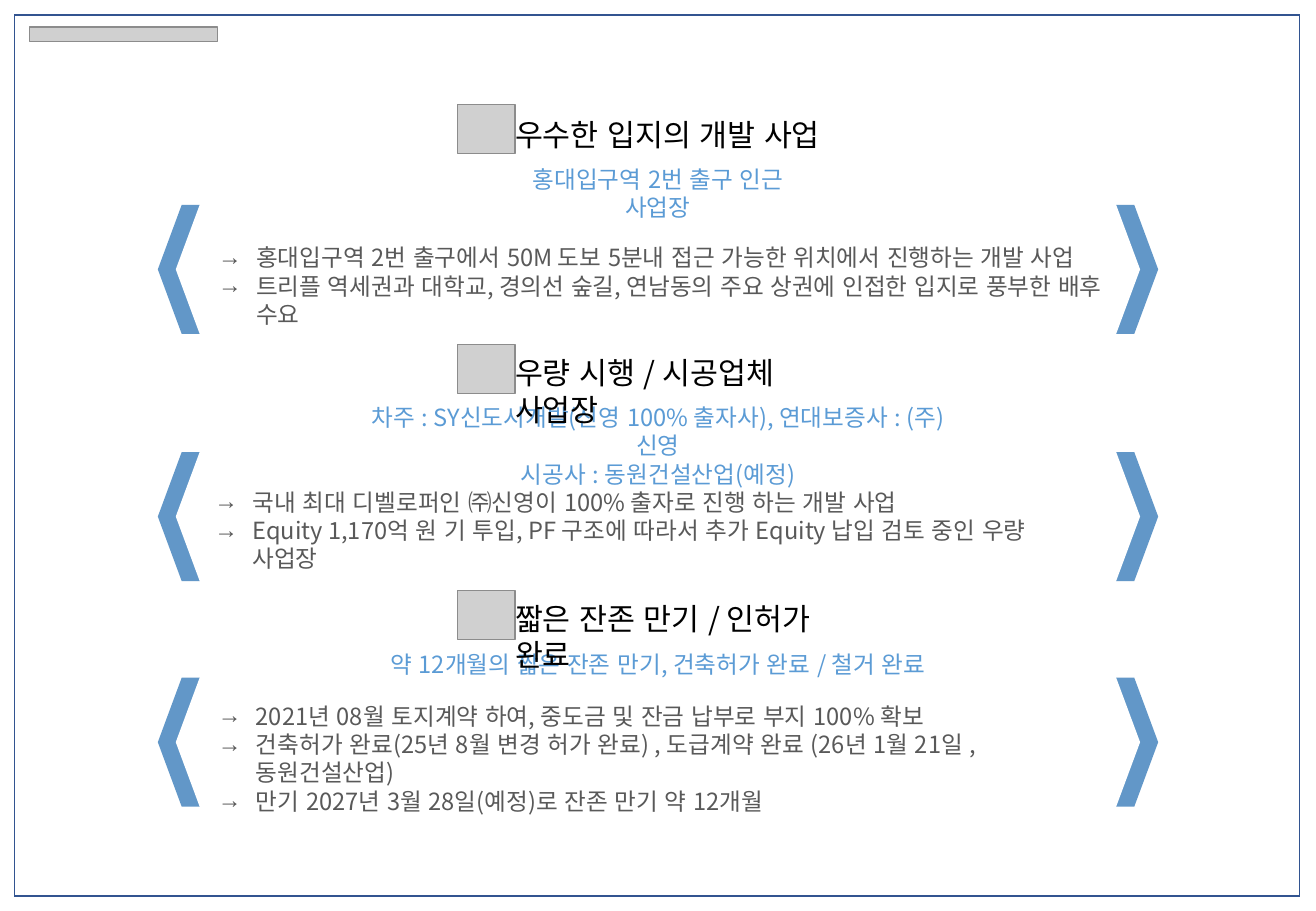
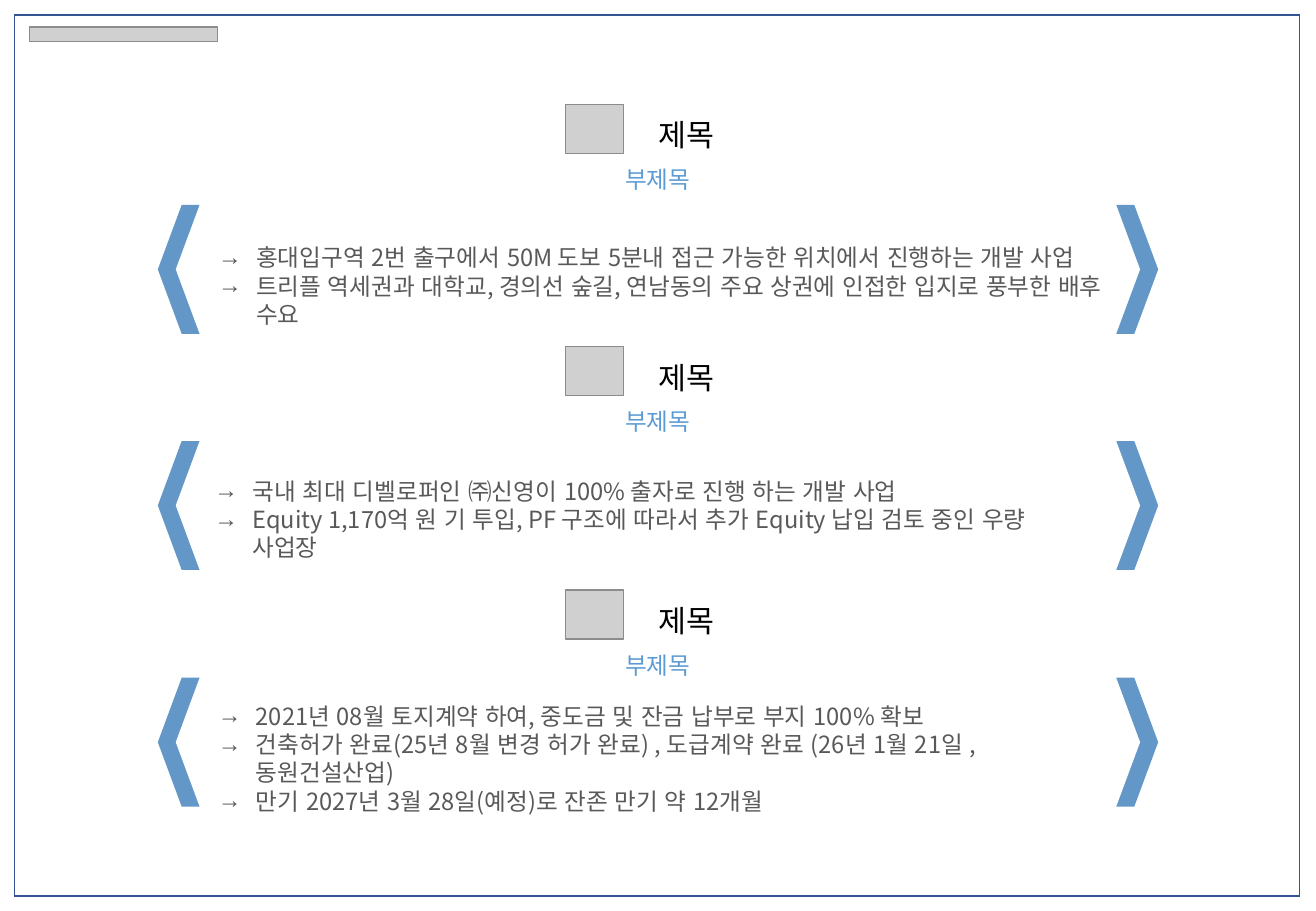
Before and after one commit to rainfieldinv-cell/rainfield-summary, a slide deck: slide 2 of layout/요약본 레이아웃.pptx. Drawn at 1316x911 pixels with LibreOffice and Linux fonts; fonts in the diff are those of the drawing; grey boxes stand for pictures. Boxes give left, top, right and bottom in pixels: in the first picture for what was removed or moved away, otherwise in the second. Text is boxed around its words. In the diff, an @@ line names an element or a change of style, - is before the commit and + after.

Commit message:
fix: 하이라이트 제목 가운데 정렬 + 카드 비우기 + 레이아웃 틀 교체
- 제목 블록([체크아이콘]+[제목])을 글자폭에 맞춰 다시 재고 슬라이드 정중앙에 배치.
  틀의 제목 그룹이 L4.66" W1.52" 고정 + 왼쪽정렬이라 글자 수가 다르면 어긋났다.
- '카드 3개 비우기'가 부제목만 지우던 문제: 위젯 키를 pop 하지 않고 직접 덮어쓴다.
- 배포용 layout/요약본 레이아웃.pptx 가 자리표시 없는 회사 샘플 파일이었다 → 교체.
  (그대로면 배포판이 신영·홍대입구역 샘플 글을 그대로 내보냈다)
- 본문 폭 7.40->7.00in: 긴 줄이 오른쪽 꺾쇠 화살촉에 닿았다.
- 본문 앞머리 '→' 중복 제거(틀이 이미 글머리기호로 찍는다).

```diff
--- a/layout/요약본 레이아웃.pptx
+++ b/layout/요약본 레이아웃.pptx
@@ text at bbox=[659, 121, 715, 149]: text changed @@
-우수한 입지의 개발 사업
+제목
@@ text at bbox=[625, 168, 690, 190]: text changed @@
-홍대입구역 2번 출구 인근 사업장
+부제목
@@ text removed at bbox=[515, 353, 774, 429] @@
-우량 시행 / 시공업체 사업장
@@ 3 pictures: place and size @@
-3 pictures at bbox=[458, 105, 515, 639]
+3 pictures at bbox=[566, 105, 623, 639]
@@ text added at bbox=[659, 364, 715, 392], 18 pt, text #000000 @@
+제목
@@ text removed at bbox=[521, 406, 944, 488] @@
-차주 : SY신도시개발(신영 100% 출자사), 연대보증사 : (주)신영
-시공사 : 동원건설산업(예정)
@@ text added at bbox=[625, 410, 690, 432], 14 pt, text #5B9BD5 @@
+부제목
@@ 2 hexagons, 1 text: place and size @@
-2 hexagons, 1 text at bbox=[158, 450, 1159, 583]
+2 hexagons, 1 text at bbox=[158, 439, 1159, 572]
@@ text removed at bbox=[515, 599, 811, 675] @@
-짧은 잔존 만기 / 인허가 완료
@@ text added at bbox=[659, 607, 715, 635], 18 pt, text #000000 @@
+제목
@@ text removed at bbox=[390, 649, 925, 677] @@
-약 12개월의 짧은 잔존 만기, 건축허가 완료 / 철거 완료
@@ text added at bbox=[625, 654, 690, 676], 14 pt, text #5B9BD5 @@
+부제목
```
Also in this commit, not shown: 1 other slide changed, 2 other files.
